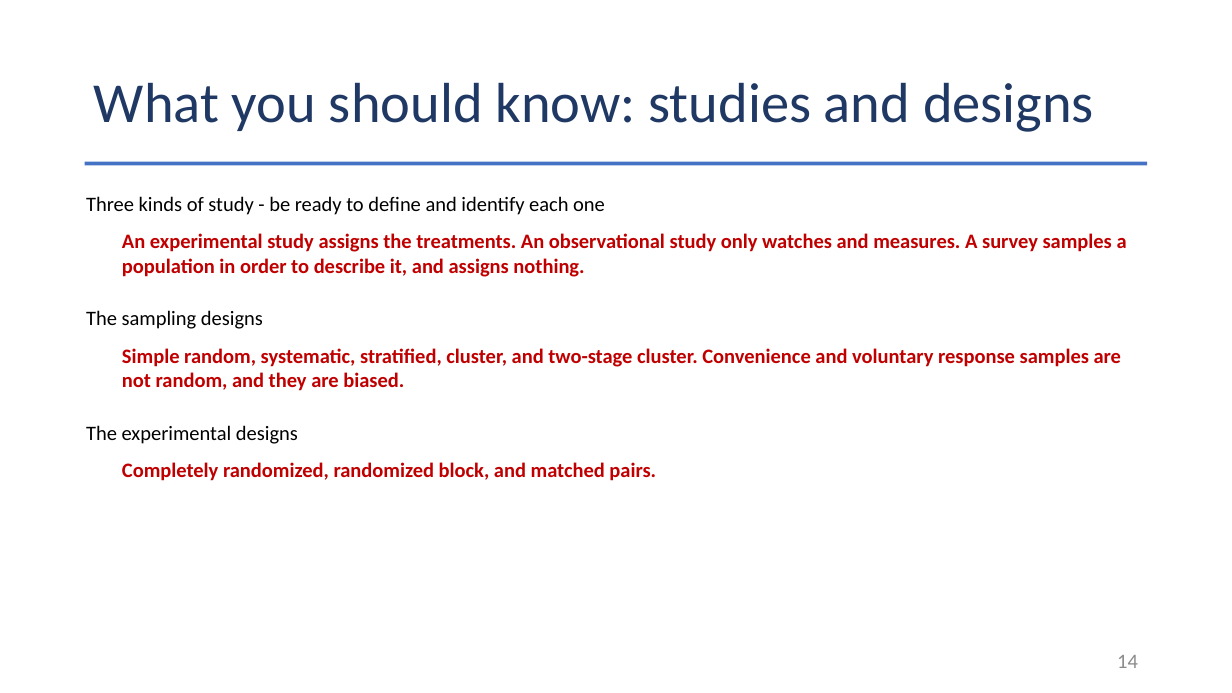
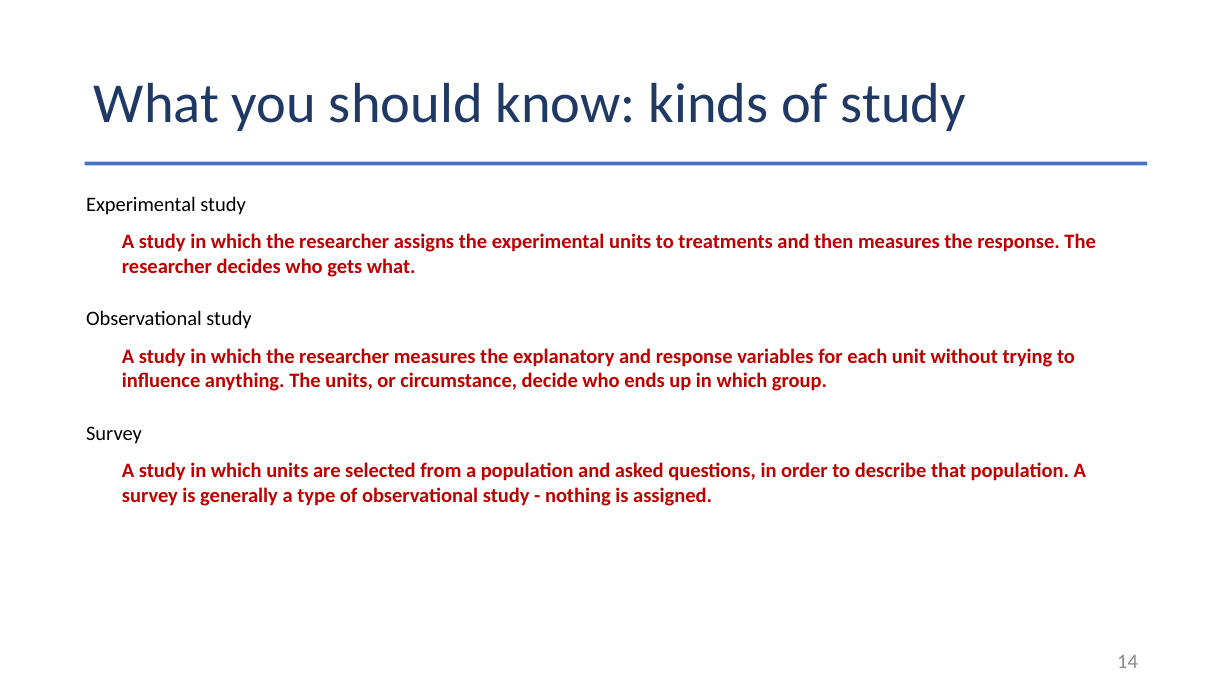
Before and after one commit to Jarred6068/Kvamme_UI_STAT251, a slide deck: slide 14 of docs/lecture_slides/Week 5/Week5_Lecture11_Slides_9_25_2026.pptx. Drawn at 1232x693 pixels with LibreOffice and Linux fonts; fonts in the diff are those of the drawing. Boxes give left, top, right and bottom in pixels: in the first picture for what was removed or moved away, otherwise in the second. Text is boxed around its words. In the diff, an @@ line names an element or a change of style, - is before the commit and + after.

```diff
--- a/docs/lecture_slides/Week 5/Week5_Lecture11_Slides_9_25_2026.pptx
+++ b/docs/lecture_slides/Week 5/Week5_Lecture11_Slides_9_25_2026.pptx
@@ title at box(94, 82, 966, 131): text changed @@
-What you should know: studies and designs
+What you should know: kinds of study
@@ text at box(86, 196, 245, 215): text changed @@
-Three kinds of study - be ready to define and identify each one
+Experimental study
@@ text at box(122, 233, 1095, 277): text changed @@
-An experimental study assigns the treatments. An observational study only watches and measures. A survey samples a population in order to describe it, and assigns nothing.
+A study in which the researcher assigns the experimental units to treatments and then measures the response. The researcher decides who gets what.
@@ text at box(86, 310, 251, 329): text changed @@
-The sampling designs
+Observational study
@@ text at box(122, 348, 1075, 391): text changed @@
-Simple random, systematic, stratified, cluster, and two-stage cluster. Convenience and voluntary response samples are not random, and they are biased.
+A study in which the researcher measures the explanatory and response variables for each unit without trying to influence anything. The units, or circumstance, decide who ends up in which group.
@@ text at box(86, 426, 142, 444): text changed @@
-The experimental designs
+Survey
@@ text at box(122, 462, 1086, 506): text changed @@
-Completely randomized, randomized block, and matched pairs.
+A study in which units are selected from a population and asked questions, in order to describe that population. A survey is generally a type of observational study - nothing is assigned.
```
Also in this commit, not shown: 1 other slide changed, 2 slides added, 28 other files.
